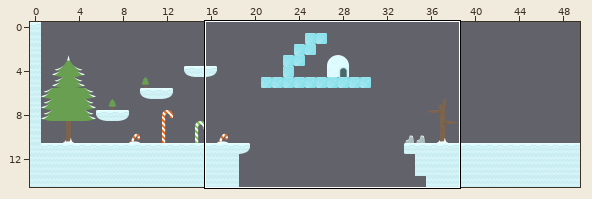
Tiled map -- assets/game.tmx. Above, an overview of the earlier version with the close-up marked.
Close-up. First the earlier version:
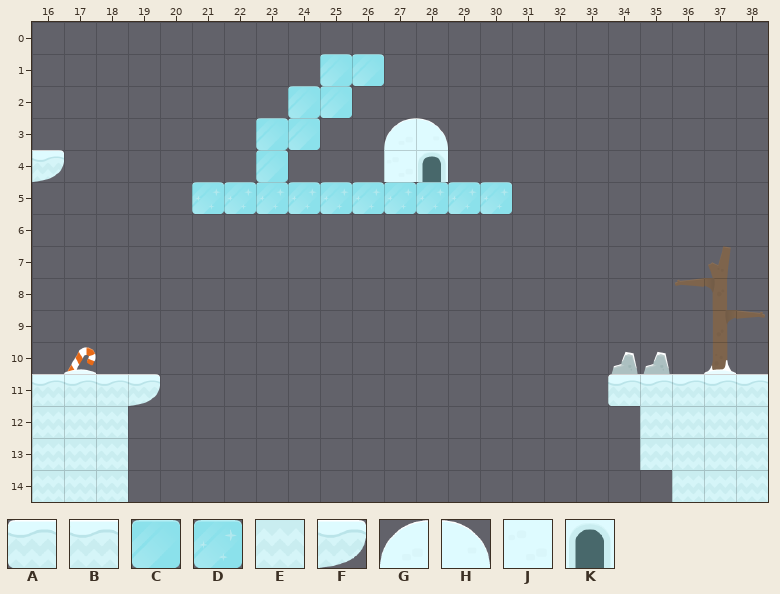
Cells are 70x70 px. Shown: x 16..38, y 0..14.
Key: from "iceworld": A 2, B 3, C 10, D 11, E 16, F 19, G 39, H 41, J 53, K 55.
_ is an empty cell.
Layers that did not change in this view are not listed.
Layer "ground" before, first column x 16:
 0 _______________________
 1 _________CC____________
 2 ________CC_____________
 3 _______CC__GH__________
 4 F______C___JK__________
 5 _____DDDDDDDDDD________
 6 _______________________
 7 _______________________
 8 _______________________
 9 _______________________
10 _______________________
11 BBBF______________ABBBB
12 EEE________________EEEE
13 EEE________________EEEE
14 EEE_________________EEE
After the commit:
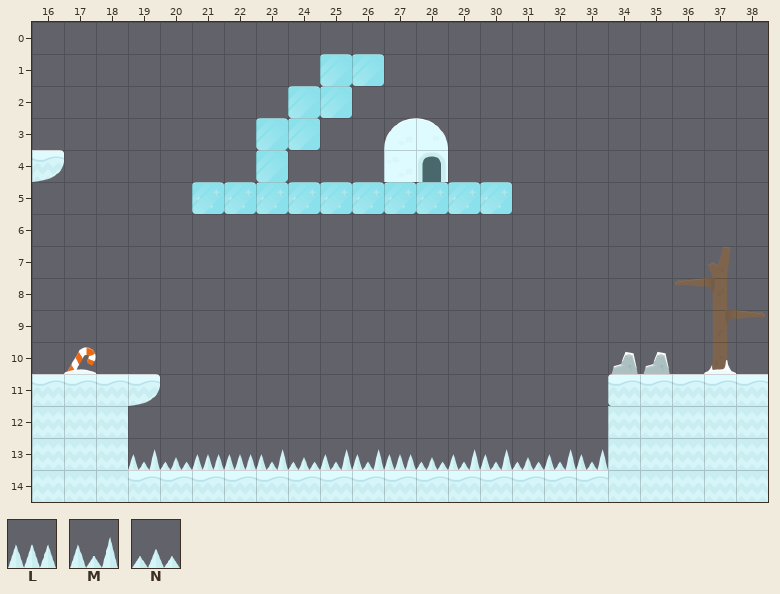
Further tiles: from "iceworld": L 45, M 46, N 47.
Tiles of an added or newly shown layer are drawn over the layers below it.
The exact change:
{"where": "layer \"ground\""}
{"y":12,"x":34,"old":"_","new":"E"}
{"y":13,"x":34,"old":"_","new":"E"}
{"y":14,"x":19,"old":"_________________","new":"BBBBBBBBBBBBBBBEE"}
{"where": "layer \"obstacles\" (now shown)"}
{"y":13,"x":19,"old":"_______________","new":"MNLLMNMMLNMMNMM"}
